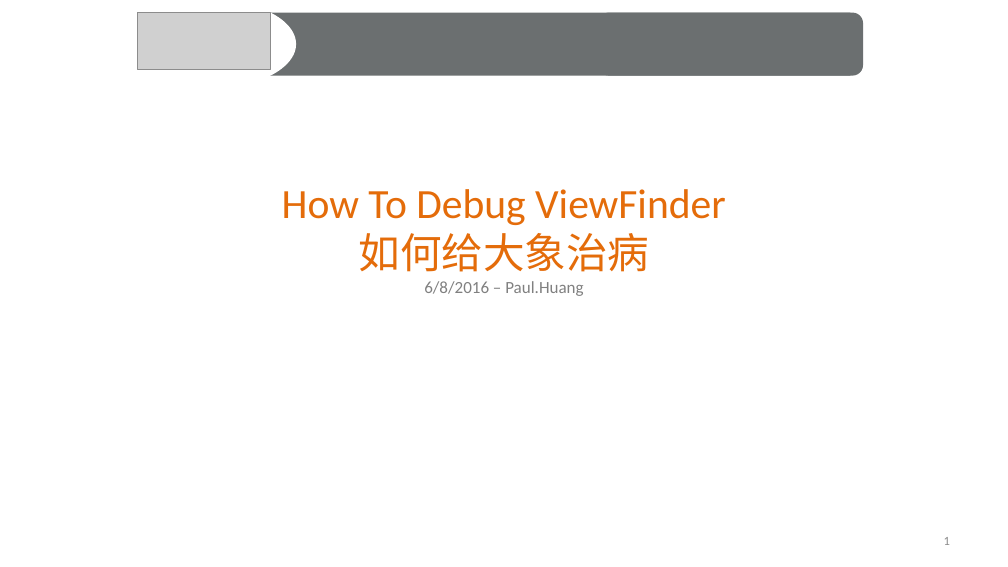
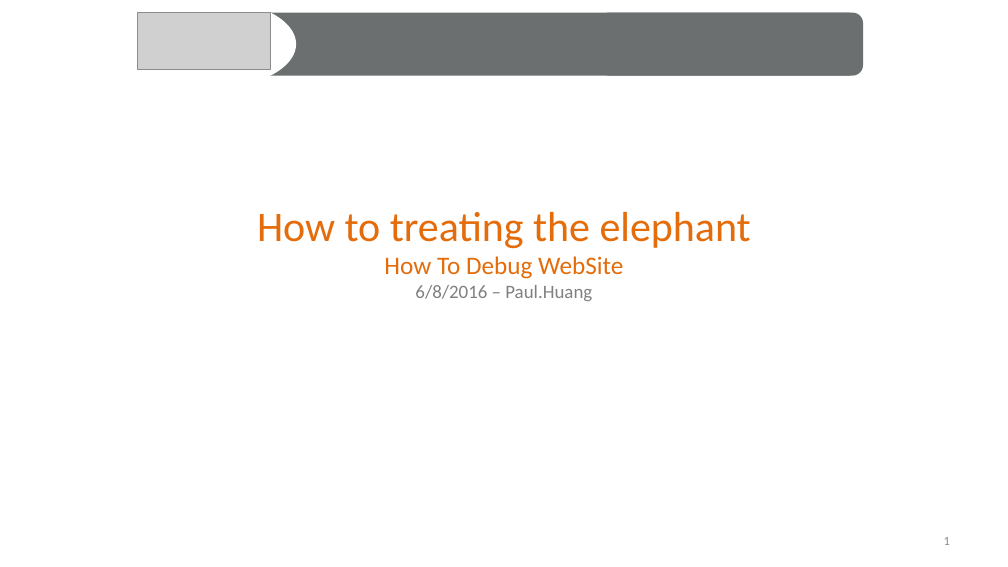
Before and after one commit to rainbow494/blog.zuoshachi.com, a slide deck: slide 1 of examples/how-to-debug-website/how-to-debug-viewfinder.pptx. Drawn at 1008x567 pixels with LibreOffice and Linux fonts; fonts in the diff are those of the drawing; grey boxes stand for pictures. Boxes give left, top, right and bottom in pixels: in the first picture for what was removed or moved away, otherwise in the second. Text is boxed around its words. In the diff, an @@ line names an element or a change of style, - is before the commit and + after.

Commit message:
update ppt

```diff
--- a/examples/how-to-debug-website/how-to-debug-viewfinder.pptx
+++ b/examples/how-to-debug-website/how-to-debug-viewfinder.pptx
@@ title at [257,212,751,301]: text changed; size 39.6 to 40 pt @@
-How To Debug ViewFinder
-如何给大象治病
-6/8/2016 – Paul.Huang
+How to treating the elephant
+How To Debug WebSite
+6/8/2016 – Paul.Huang
```
Also in this commit, not shown: 2 other slides changed, 17 slides added, 8 slides removed, 1 other file.
